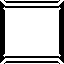
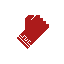
Two versions of the same layered image (64×64). Layer-by-layer changes:
added layer "Punch" above "Dash" over [17, 15, 49, 49]
hid "Frame" over [0, 0, 64, 64]
hid "Back" over [0, 0, 64, 64]
